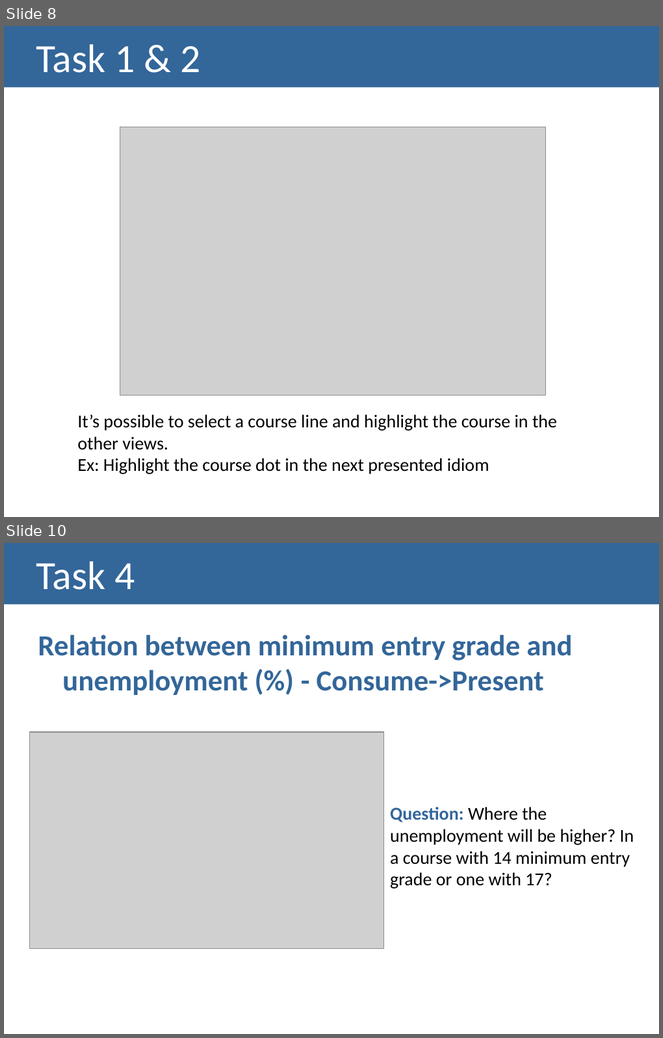
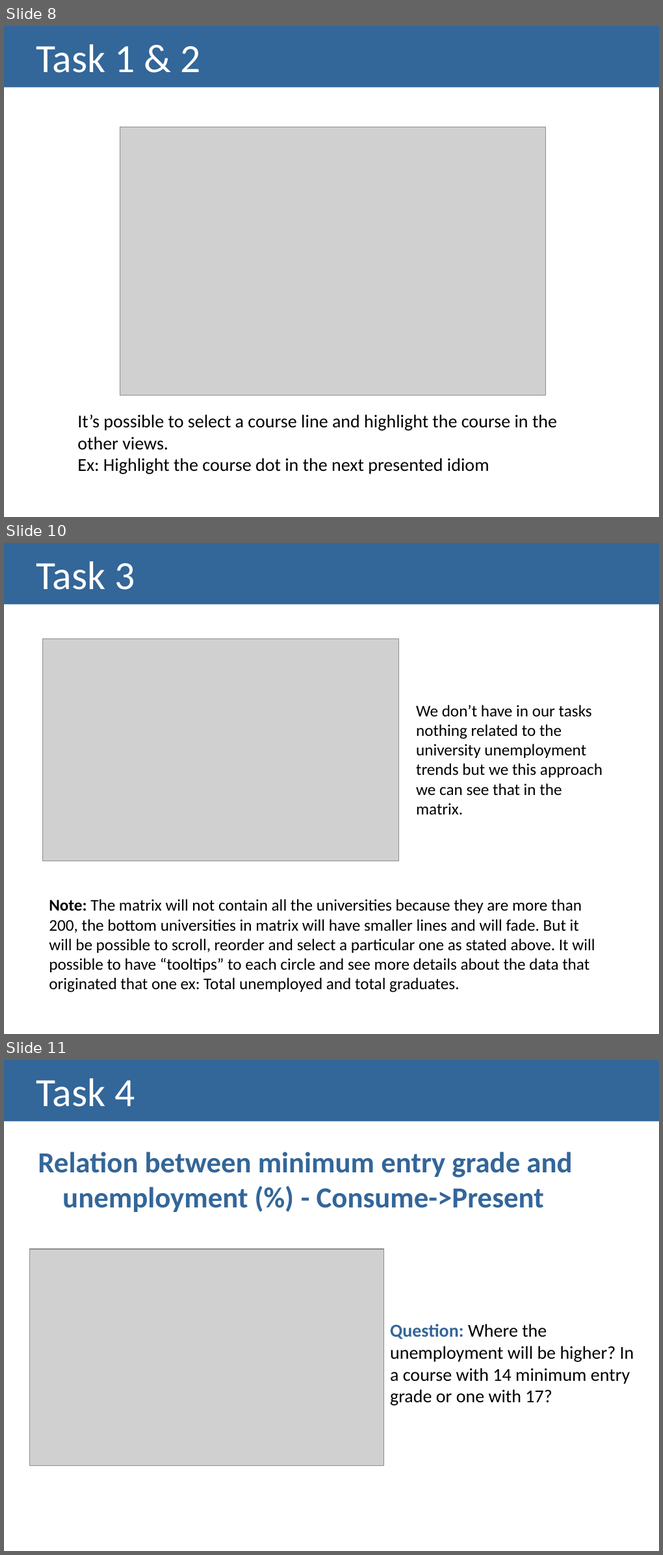
Before and after one commit to Strabox/Higher-Education-Unemployment-Portugal, a slide deck: III-Checkpoint/III-Checkpoint Presentation.pptx. Shown one above the other, each under a label of ours: slides 8 and 10 before the commit, slides 8, 10 and 11 after it; the slides between them are not shown. The pictures are 663x1038 and 663x1555 pixels, drawn with LibreOffice and Linux fonts; fonts in the diff are those of the drawing; grey boxes stand for pictures. Boxes give left, top, right and bottom in pixels: in the first picture for what was removed or moved away, otherwise in the second. Text is boxed around its words. In the diff, an @@ line names an element or a change of style, - is before the commit and + after.

```diff
--- a/III-Checkpoint/III-Checkpoint Presentation.pptx
+++ b/III-Checkpoint/III-Checkpoint Presentation.pptx
@@ slide 10 added at <box>4,543,659,1034</box>, background #FFFFFF @@
@@ title added at <box>4,543,659,605</box>, fill #336699, 44 pt, text #FFFFFF @@
+Task 3
@@ picture added at <box>42,639,399,861</box> @@
@@ text added at <box>416,705,603,815</box>, 18 pt, text #000000 @@
+We don’t have in our tasks nothing related to the university unemployment trends but we this approach we can see that in the matrix.
@@ text added at <box>49,899,595,993</box>, 18 pt, text #000000 @@
+Note: The matrix will not contain all the universities because they are more than 200, the bottom universities in matrix will have smaller lines and will fade. But it will be possible to scroll, reorder and select a particular one as stated above. It will possible to have “tooltips” to each circle and see more details about the data that originated that one ex: Total unemployed and total graduates.
@@ what was slide 10 is now slide 11 @@
```
Also in this commit, not shown: 2 slides changed.
